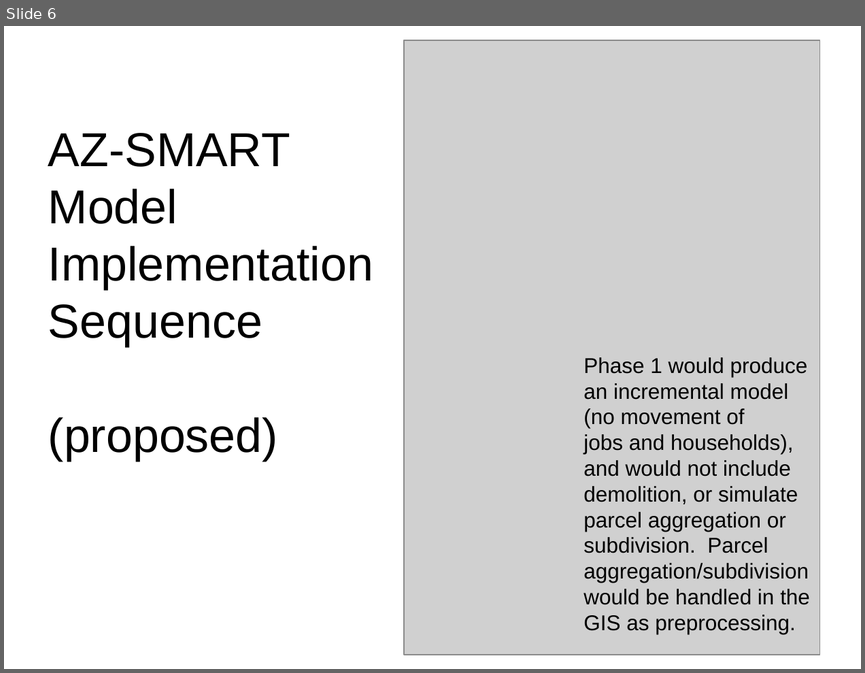
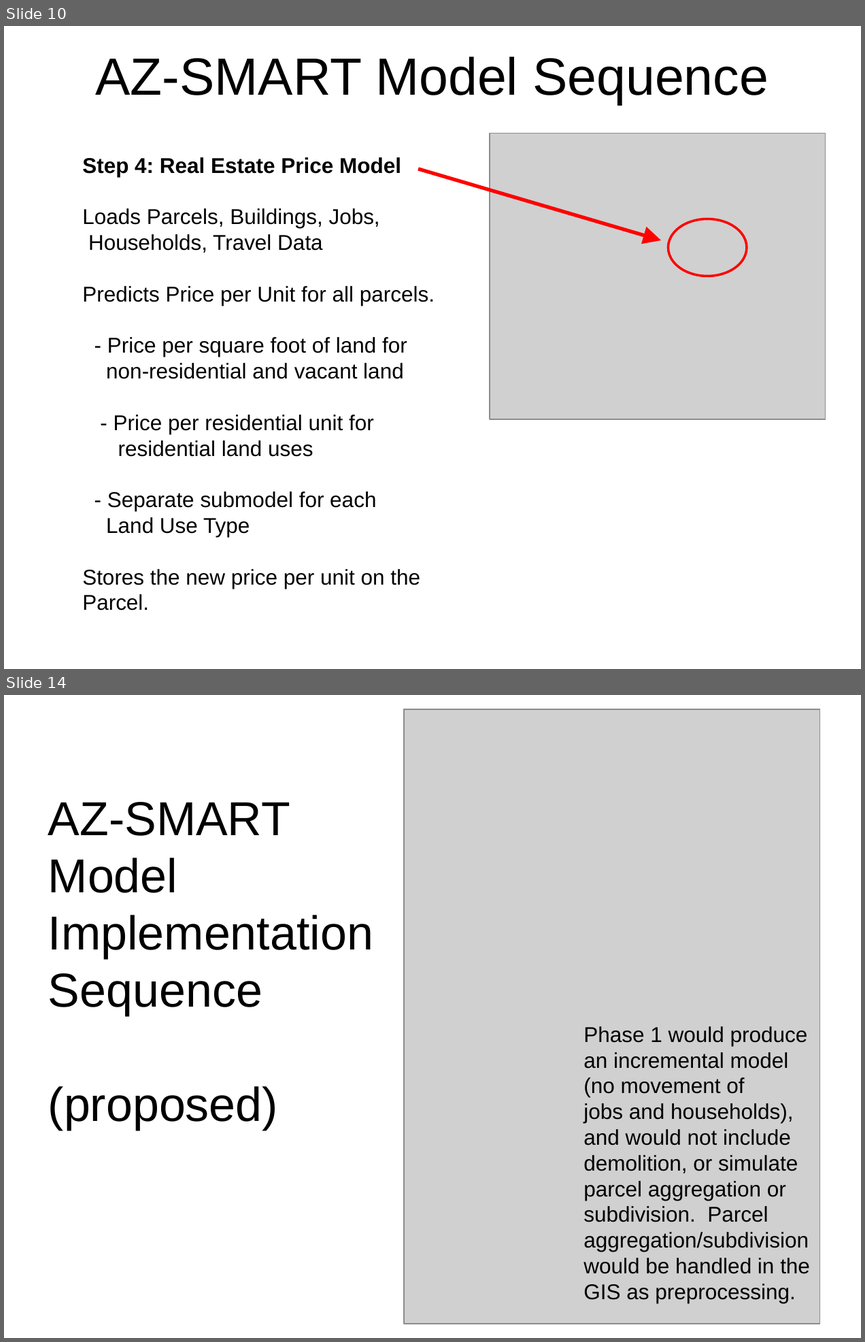
Before and after one commit to psrc/urbansim, a slide deck: az_smart/datamodel/AZ-SMART_model_process.ppt. Shown one above the other, each under a label of ours: slide 6 before the commit, slides 10 and 14 after it; the slides between them are not shown. The pictures are 865x673 and 865x1342 pixels, drawn with LibreOffice and Linux fonts; fonts in the diff are those of the drawing; grey boxes stand for pictures. Boxes give left, top, right and bottom in pixels: in the first picture for what was removed or moved away, otherwise in the second. Text is boxed around its words. In the diff, an @@ line names an element or a change of style, - is before the commit and + after.

```diff
--- a/az_smart/datamodel/AZ-SMART_model_process.ppt
+++ b/az_smart/datamodel/AZ-SMART_model_process.ppt
@@ slide 10 added at bbox=[4, 26, 861, 669], background #FFFFFF @@
@@ title added at bbox=[96, 57, 768, 104], 44 pt, text #000000 @@
+AZ-SMART Model Sequence
@@ picture added at bbox=[490, 133, 825, 419] @@
@@ text added at bbox=[82, 157, 434, 610], 18 pt, text #000000 @@
+Step 4: Real Estate Price Model
+Loads Parcels, Buildings, Jobs,
+Households, Travel Data
+Predicts Price per Unit for all parcels.
+- Price per square foot of land for
+non-residential and vacant land
+- Price per residential unit for
+residential land uses
+- Separate submodel for each
+Land Use Type
+Stores the new price per unit on the
+Parcel.
@@ arrow added from (418, 169) to (661, 240), #FF0000 3 pt @@
@@ ellipse added at bbox=[668, 219, 747, 276], outline #FF0000 2.01 pt @@
@@ what was slide 6 is now slide 14 @@
```
Also in this commit, not shown: 1 slide changed, 8 other slides added.
